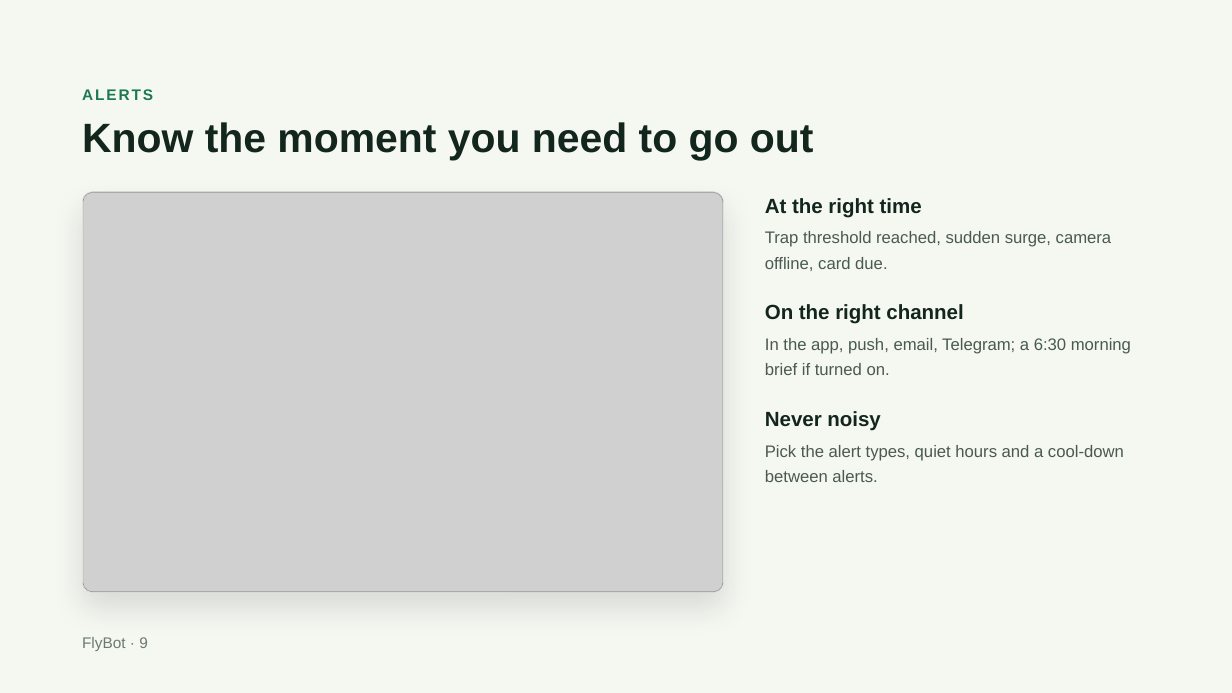
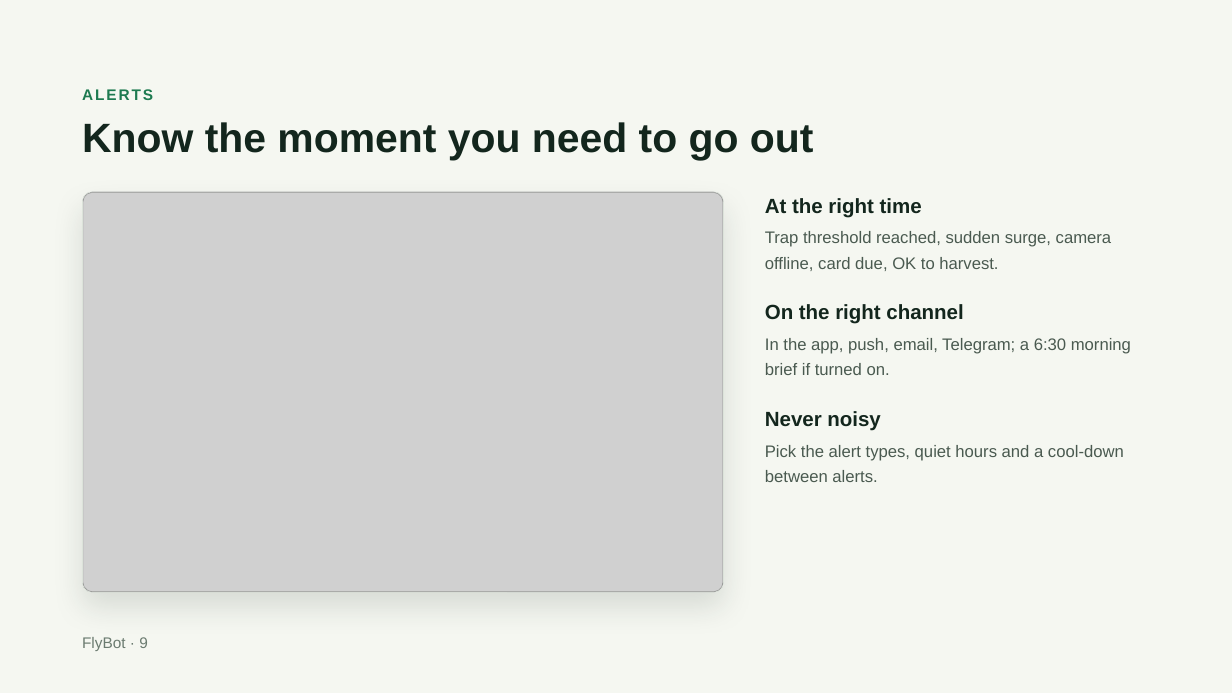
Before and after one commit to agrhub/flybot, a slide deck: slide 9 of FlyBot – Product overview.pptx. Drawn at 1232x693 pixels with LibreOffice and Linux fonts; fonts in the diff are those of the drawing; grey boxes stand for pictures. Boxes give left, top, right and bottom in pixels: in the first picture for what was removed or moved away, otherwise in the second. Text is boxed around its words. In the diff, an @@ line names an element or a change of style, - is before the commit and + after.

```diff
--- a/FlyBot – Product overview.pptx
+++ b/FlyBot – Product overview.pptx
@@ text at (765, 231, 1112, 271): text changed @@
-Trap threshold reached, sudden surge, camera offline, card due.
+Trap threshold reached, sudden surge, camera offline, card due, OK to harvest.
```
Also in this commit, not shown: 11 other slides changed, 1 other file.
